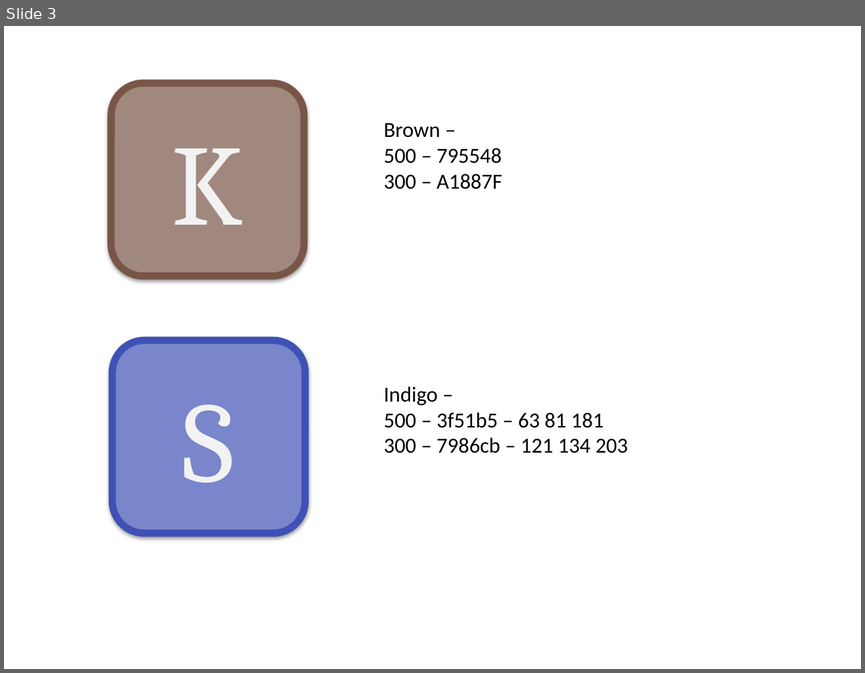
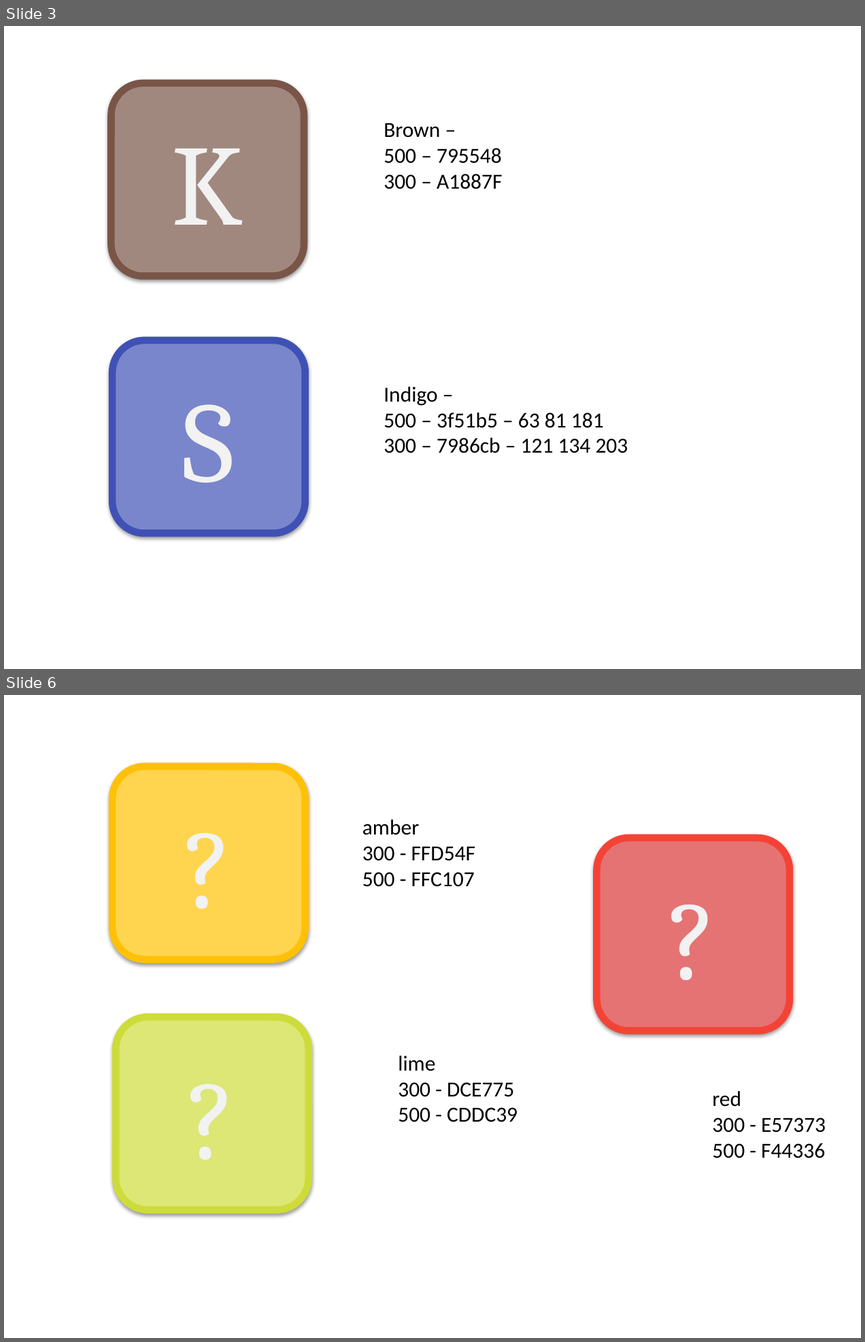
Before and after one commit to lemuelinchrist/hymnsforandroid, a slide deck: HymnIcons.pptx. Shown one above the other, each under a label of ours: slide 3 before the commit, slides 3 and 6 after it; the slides between them are not shown. The pictures are 865x673 and 865x1342 pixels, drawn with LibreOffice and Linux fonts; fonts in the diff are those of the drawing. Boxes give left, top, right and bottom in pixels: in the first picture for what was removed or moved away, otherwise in the second. Text is boxed around its words. In the diff, an @@ line names an element or a change of style, - is before the commit and + after.

```diff
--- a/HymnIcons.pptx
+++ b/HymnIcons.pptx
@@ slide 6 added at <box>4,695,861,1338</box>, background #FFFFFF @@
@@ rounded rectangle added at <box>112,766,305,959</box>, fill #FFD54F, outline #FFC107 6 pt, 96 pt, text #F2F2F2 @@
+?
@@ text added at <box>362,819,476,887</box>, 18 pt, text #000000 @@
+amber
+300 - FFD54F
+500 - FFC107
@@ rounded rectangle added at <box>597,838,789,1031</box>, fill #E57373, outline #F44336 6 pt, 96 pt, text #F2F2F2 @@
+?
@@ rounded rectangle added at <box>116,1017,308,1210</box>, fill #DCE775, outline #CDDC39 6 pt, 96 pt, text #F2F2F2 @@
+?
@@ text added at <box>398,1055,517,1122</box>, 18 pt, text #000000 @@
+lime
+300 - DCE775
+500 - CDDC39
@@ text added at <box>712,1091,825,1158</box>, 18 pt, text #000000 @@
+red
+300 - E57373
+500 - F44336
```
Also in this commit, not shown: 2 slides changed, 1 other slide added.
